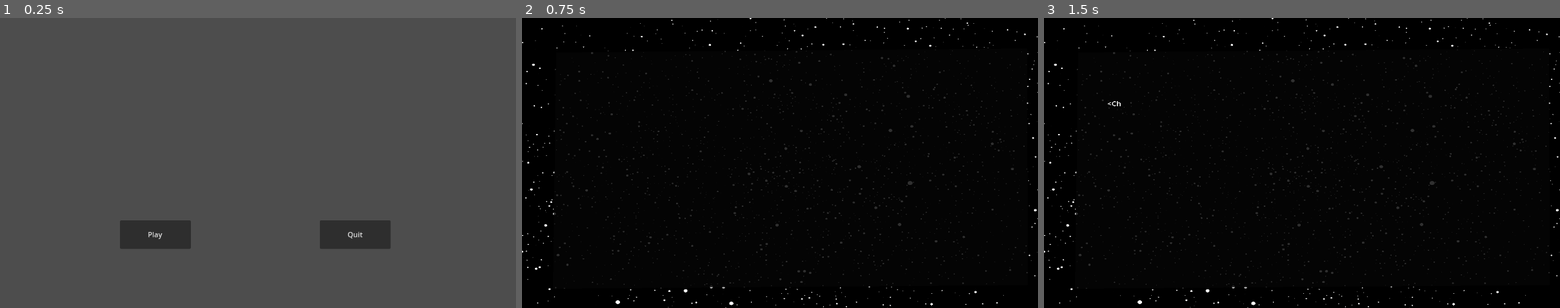
Above: before the commit, frames 1-3 (left to right).
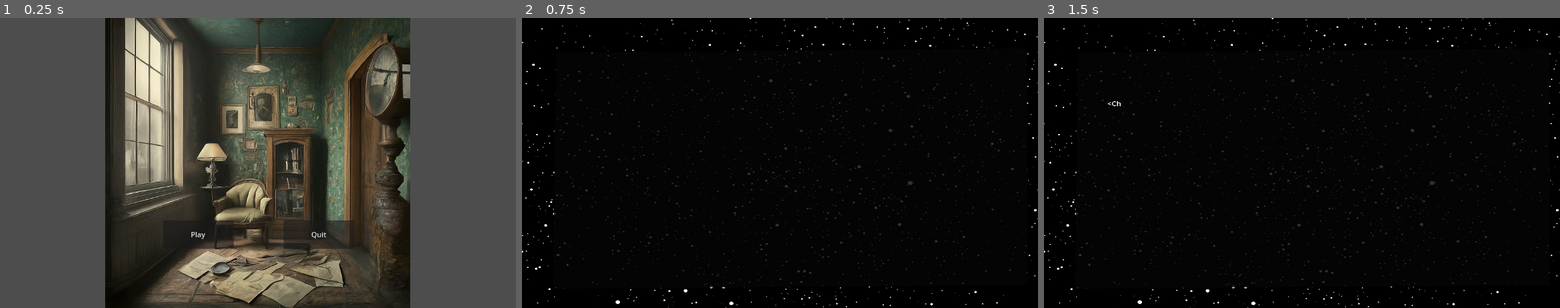
Above: after the commit, the same moments.

Repository: clay-creates/HackSprint
Game: Godot game, scene res://Scenes/main_menu.tscn
The game is run twice, just before and just after one commit, with the same random seed, the same clock (stepped at 60 frames per second) and the same inputs. Before the commit the project starts from res://main_menu.tscn.
Inputs:
- Up to frame 1 (0.25 s): no input
- Up to frame 2 (0.75 s): click "Play" at 0.5 s
- Up to frame 3 (1.5 s): tap Enter at 1.25 s

The runs differ from the first frame. In frame 1, 48% of the frame differs, in the area x 20-80%, y 0-100%; in frame 2, nothing differs; in frame 3, nothing differs.

Commit message:
add title image

Diff:
--- /dev/null
+++ b/Scenes/bedroom.tscn
@@ -0,0 +1,10 @@
+[gd_scene load_steps=2 format=3 uid="uid://bsqy4127nod2w"]
+
+[ext_resource type="Texture2D" uid="uid://nhvmqfyt2r2m" path="res://Assets/Backgrounds/Bedroom.png" id="1_dvqjx"]
+
+[node name="Bedroom" type="Node2D"]
+
+[node name="Sprite2D" type="Sprite2D" parent="."]
+position = Vector2(576, 324)
+scale = Vector2(0.858466, 0.858466)
+texture = ExtResource("1_dvqjx")
--- a/created_by.tscn
+++ b/Scenes/created_by.tscn
@@ -1,7 +1,7 @@
 [gd_scene load_steps=7 format=3 uid="uid://b354htkbthuvb"]
 
-[ext_resource type="Script" path="res://created_by.gd" id="1_1vixq"]
-[ext_resource type="Texture2D" uid="uid://dx3u1kdsphsst" path="res://Created By.png" id="2_au8wu"]
+[ext_resource type="Script" path="res://Scripts/created_by.gd" id="1_1vixq"]
+[ext_resource type="Texture2D" uid="uid://dfu340cbse8cj" path="res://Assets/Misc/Created By.png" id="2_au8wu"]
 
 [sub_resource type="Animation" id="Animation_r5bap"]
 resource_name = "Fade In"
--- /dev/null
+++ b/Scenes/dining_room.tscn
@@ -0,0 +1,10 @@
+[gd_scene load_steps=2 format=3 uid="uid://cdt8tdmvevpsp"]
+
+[ext_resource type="Texture2D" uid="uid://cjyoj5jdg0w1f" path="res://Assets/Backgrounds/Dining-Room.png" id="1_ssivh"]
+
+[node name="Dining-Room" type="Node2D"]
+
+[node name="Sprite2D" type="Sprite2D" parent="."]
+position = Vector2(576, 324)
+scale = Vector2(0.420573, 0.420573)
+texture = ExtResource("1_ssivh")
--- /dev/null
+++ b/Scenes/doorway.tscn
@@ -0,0 +1,10 @@
+[gd_scene load_steps=2 format=3 uid="uid://dn4blsonwbvbn"]
+
+[ext_resource type="Texture2D" uid="uid://dtoyxp8vrkddn" path="res://Assets/Backgrounds/Doorway.png" id="1_haglu"]
+
+[node name="Doorway" type="Node2D"]
+
+[node name="Sprite2D" type="Sprite2D" parent="."]
+position = Vector2(576, 324)
+scale = Vector2(0.419596, 0.419596)
+texture = ExtResource("1_haglu")
--- a/introduction.tscn
+++ b/Scenes/introduction.tscn
@@ -1,16 +1,16 @@
-[gd_scene load_steps=4 format=3 uid="uid://dvkjcfdpwe0la"]
+[gd_scene load_steps=4 format=3 uid="uid://d1047a7fqxyv8"]
 
-[ext_resource type="Script" path="res://introduction.gd" id="1_5n0k1"]
-[ext_resource type="Texture2D" uid="uid://5wuwvutcpv05" path="res://Assets/Misc/9078.jpg" id="2_hhk4c"]
-[ext_resource type="Script" path="res://IntroDialogue.gd" id="3_yak1v"]
+[ext_resource type="Script" path="res://Scripts/introduction.gd" id="1_ubyjp"]
+[ext_resource type="Texture2D" uid="uid://5wuwvutcpv05" path="res://Assets/Misc/9078.jpg" id="2_y8vt8"]
+[ext_resource type="Script" path="res://Scripts/IntroDialogue.gd" id="3_y4mgp"]
 
 [node name="Node2D" type="Node2D"]
-script = ExtResource("1_5n0k1")
+script = ExtResource("1_ubyjp")
 
 [node name="9078" type="Sprite2D" parent="."]
 position = Vector2(585.5, 322)
 scale = Vector2(0.2454, 0.198758)
-texture = ExtResource("2_hhk4c")
+texture = ExtResource("2_y8vt8")
 
 [node name="CPUParticles2D" type="CPUParticles2D" parent="9078"]
 position = Vector2(-2385.9, -1620.06)
@@ -40,10 +40,11 @@
 Last night, he discovered a huge clue that shook him to his core. To ease himself, he did what he's recently done to
 ease the pain. He hit the bar. This time he had too much..."
 lines_skipped = 1
-script = ExtResource("3_yak1v")
+script = ExtResource("3_y4mgp")
 
 [node name="Begin" type="Button" parent="9078/Dialogue"]
 custom_minimum_size = Vector2(100, 100)
+layout_mode = 0
 offset_left = 1491.0
 offset_top = 1535.0
 offset_right = 2192.0
@@ -53,3 +54,5 @@
 
 [node name="Timer" type="Timer" parent="."]
 wait_time = 0.1
+
+[connection signal="pressed" from="9078/Dialogue/Begin" to="." method="_on_begin_pressed"]
--- /dev/null
+++ b/Scenes/kitchen.tscn
@@ -0,0 +1,10 @@
+[gd_scene load_steps=2 format=3 uid="uid://cybxudp10ffks"]
+
+[ext_resource type="Texture2D" uid="uid://ctmh8l50j8bkq" path="res://Assets/Backgrounds/Kitchen.png" id="1_iy5ob"]
+
+[node name="Kitchen" type="Node2D"]
+
+[node name="Sprite2D" type="Sprite2D" parent="."]
+position = Vector2(576, 324)
+scale = Vector2(0.421549, 0.421549)
+texture = ExtResource("1_iy5ob")
--- /dev/null
+++ b/Scenes/living_room.tscn
@@ -0,0 +1,10 @@
+[gd_scene load_steps=2 format=3 uid="uid://b5ehspgno24aj"]
+
+[ext_resource type="Texture2D" uid="uid://dn5rs8kkgud3e" path="res://Assets/Backgrounds/Living-Room.png" id="1_8g3gq"]
+
+[node name="Living-Room" type="Node2D"]
+
+[node name="Sprite2D" type="Sprite2D" parent="."]
+position = Vector2(576, 324)
+scale = Vector2(0.420573, 0.420573)
+texture = ExtResource("1_8g3gq")
--- a/main_menu.tscn
+++ b/Scenes/main_menu.tscn
@@ -1,29 +1,29 @@
 [gd_scene load_steps=3 format=3 uid="uid://csr4hxvy8tap"]
 
-[ext_resource type="Script" path="res://main_menu.gd" id="1_6xqhf"]
-
-[sub_resource type="ViewportTexture" id="ViewportTexture_uhjj5"]
+[ext_resource type="Script" path="res://Scripts/main_menu.gd" id="1_6xqhf"]
+[ext_resource type="Texture2D" uid="uid://0mueh4ob1qv3" path="res://Assets/Backgrounds/Title.jpg" id="2_0fiap"]
 
 [node name="Main Menu" type="Node2D"]
 script = ExtResource("1_6xqhf")
 
+[node name="Sprite2D" type="Sprite2D" parent="."]
+position = Vector2(576, 324)
+scale = Vector2(0.443359, 0.421231)
+texture = ExtResource("2_0fiap")
+
 [node name="Play" type="Button" parent="."]
-offset_left = 268.0
+offset_left = 364.0
 offset_top = 452.0
-offset_right = 426.0
+offset_right = 522.0
 offset_bottom = 516.0
 text = "Play"
 
 [node name="Quit" type="Button" parent="."]
-offset_left = 714.0
+offset_left = 633.0
 offset_top = 452.0
-offset_right = 872.0
+offset_right = 791.0
 offset_bottom = 516.0
 text = "Quit"
 
-[node name="Sprite2D" type="Sprite2D" parent="."]
-visible = false
-texture = SubResource("ViewportTexture_uhjj5")
-
 [connection signal="pressed" from="Play" to="." method="_on_play_pressed"]
 [connection signal="pressed" from="Quit" to="." method="_on_quit_pressed"]
--- /dev/null
+++ b/Scenes/main_room.tscn
@@ -0,0 +1,10 @@
+[gd_scene load_steps=2 format=3 uid="uid://cy8r3yxhxw5w5"]
+
+[ext_resource type="Texture2D" uid="uid://bdemae30fu4tl" path="res://Assets/Backgrounds/Starting-Room.png" id="1_g0142"]
+
+[node name="Starting-Room" type="Node2D"]
+
+[node name="Sprite2D" type="Sprite2D" parent="."]
+position = Vector2(576, 324)
+scale = Vector2(0.833333, 0.854806)
+texture = ExtResource("1_g0142")
--- a/created_by.gd
+++ b/Scripts/created_by.gd
@@ -7,4 +7,4 @@
 	$AnimationPlayer.play("Fade Out")
 	await get_tree().create_timer(3).timeout
 	await get_tree().create_timer(3).timeout
-	get_tree().change_scene_to_file("res://introduction.tscn")
+	get_tree().change_scene_to_file("res://Scenes/introduction.tscn")
--- /dev/null
+++ b/Scripts/introduction.gd
@@ -0,0 +1,4 @@
+extends Node2D
+
+func _on_begin_pressed():
+	get_tree().change_scene_to_file("res://Scenes/main_room.tscn")
--- a/main_menu.gd
+++ b/Scripts/main_menu.gd
@@ -6,4 +6,4 @@
 	get_tree().quit()
 
 func _on_play_pressed():
-	get_tree().change_scene_to_file("res://introduction.tscn")
+	get_tree().change_scene_to_file("res://Scenes/introduction.tscn")
--- a/introduction.gd
+++ /dev/null
@@ -1 +0,0 @@
-extends Node2D
--- a/project.godot
+++ b/project.godot
@@ -11,7 +11,7 @@
 [application]
 
 config/name="Hack Sprint"
-run/main_scene="res://main_menu.tscn"
+run/main_scene="res://Scenes/main_menu.tscn"
 config/features=PackedStringArray("4.2", "Mobile")
 config/icon="res://icon.svg"
 
Binary file added: Assets/Backgrounds/Title.jpg
Not shown, added: Assets/Backgrounds/Title.jpg.import
Renamed: Created By.png -> Assets/Misc/Created By.png
Not shown, changed: Assets/Misc/Created By.png.import
Renamed: IntroDialogue.gd -> Scripts/IntroDialogue.gd
Renamed: TypingTextEffect.gd -> Scripts/TypingTextEffect.gd
